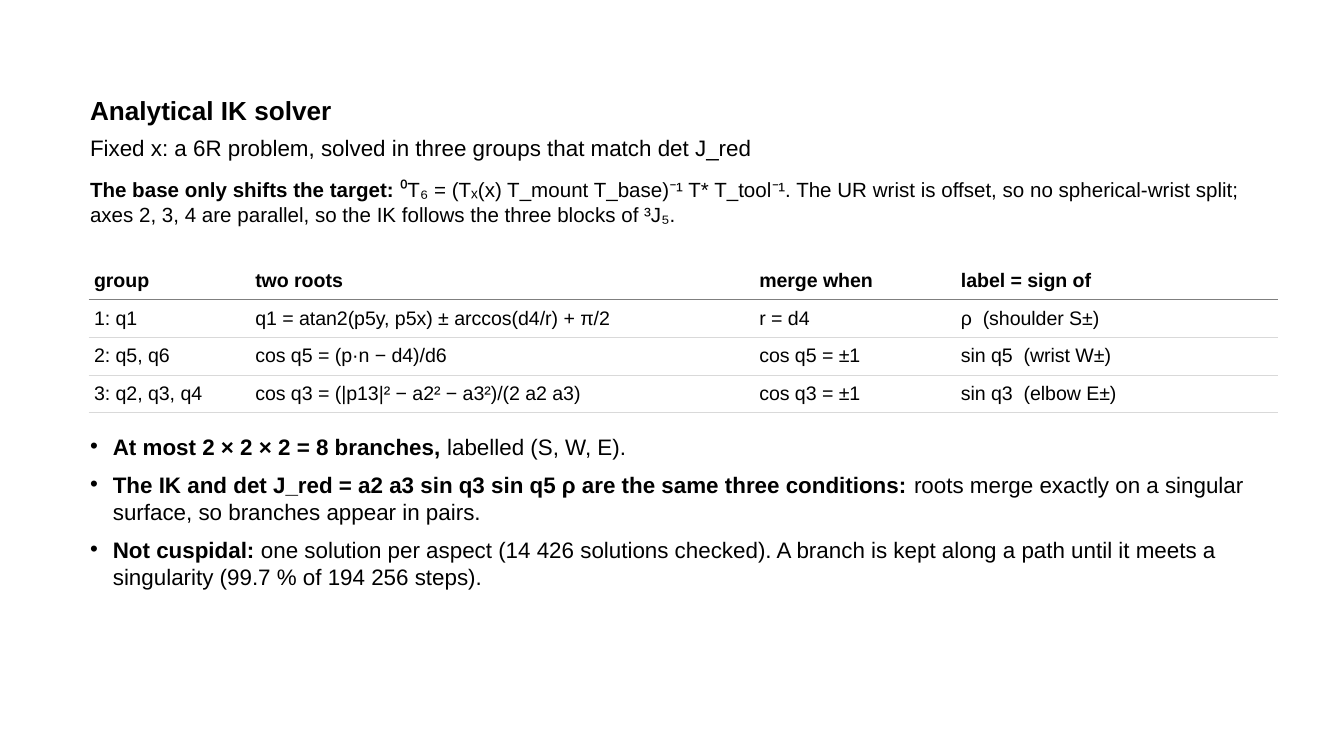
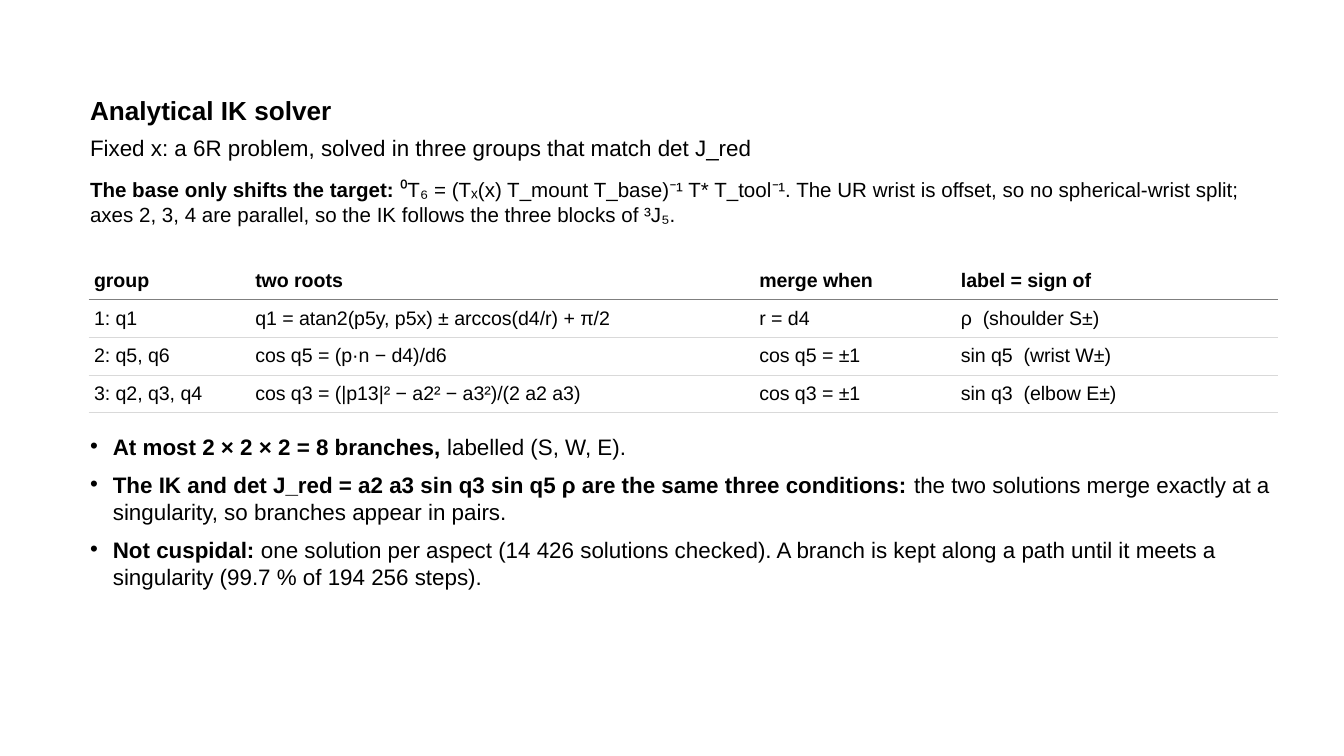
Before and after one commit to wenqian157/p6r_planner, a slide deck: slide 7 of results/presentation/P6R_presentation_complete.pptx. Drawn at 1344x756 pixels with LibreOffice and Linux fonts; fonts in the diff are those of the drawing. Boxes give left, top, right and bottom in pixels: in the first picture for what was removed or moved away, otherwise in the second. Text is boxed around its words. In the diff, an @@ line names an element or a change of style, - is before the commit and + after.

```diff
--- a/results/presentation/P6R_presentation_complete.pptx
+++ b/results/presentation/P6R_presentation_complete.pptx
@@ text at (113,476,1269,525): text changed @@
-• The IK and det J_red = a2 a3 sin q3 sin q5 ρ are the same three conditions: roots merge exactly on a singular surface, so branches appear in pairs.
+• The IK and det J_red = a2 a3 sin q3 sin q5 ρ are the same three conditions: the two solutions merge exactly at a singularity, so branches appear in pairs.
```
Also in this commit, not shown: 6 other slides changed, 1 other file.
